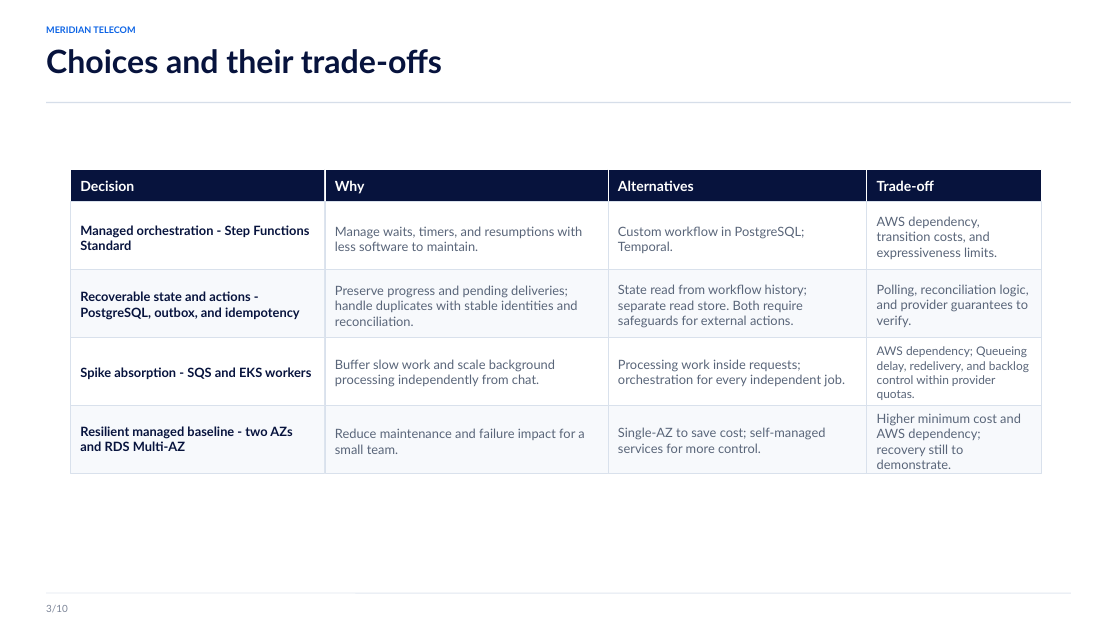
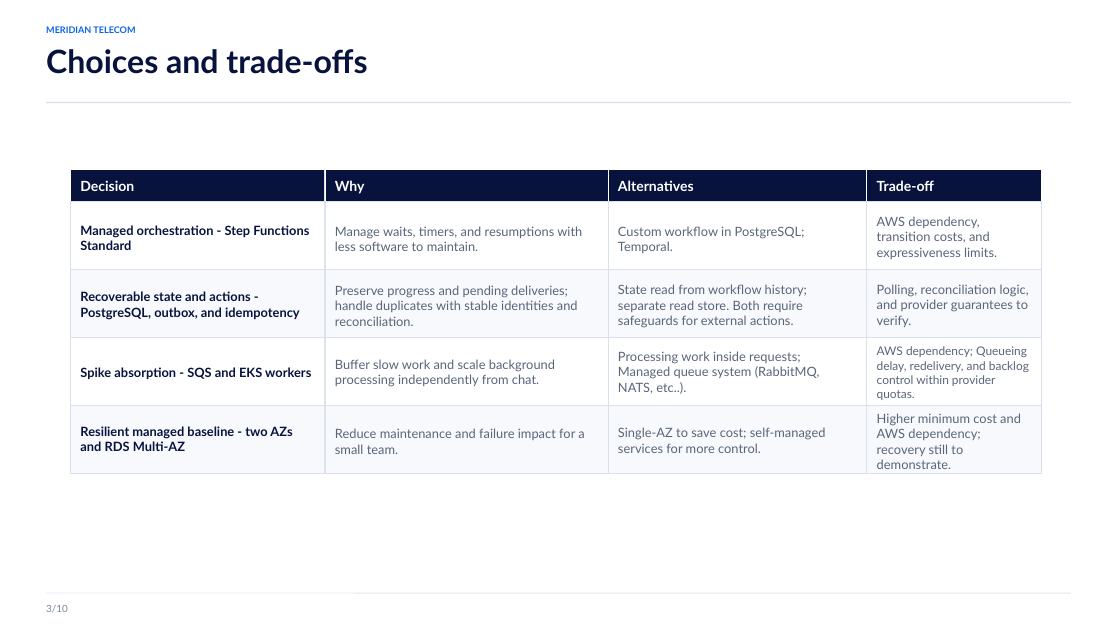
Before and after one commit to mattia-vincenzi/Meridian-Telecom, a slide deck: slide 8 of presentation/meridian_mattia_vincenzi.pptx. Drawn at 1120x630 pixels with LibreOffice and Linux fonts; fonts in the diff are those of the drawing. Boxes give left, top, right and bottom in pixels: in the first picture for what was removed or moved away, otherwise in the second. Text is boxed around its words. In the diff, an @@ line names an element or a change of style, - is before the commit and + after.

```diff
--- a/presentation/meridian_mattia_vincenzi.pptx
+++ b/presentation/meridian_mattia_vincenzi.pptx
@@ text at <box>46,49,367,74</box>: text changed @@
-Choices and their trade-offs
+Choices and trade-offs
@@ text at <box>618,351,820,394</box>: text changed @@
-Processing work inside requests; orchestration for every independent job.
+Processing work inside requests; Managed queue system (RabbitMQ, NATS, etc..).
```
Also in this commit, not shown: 10 other slides changed, 1 slide added.
